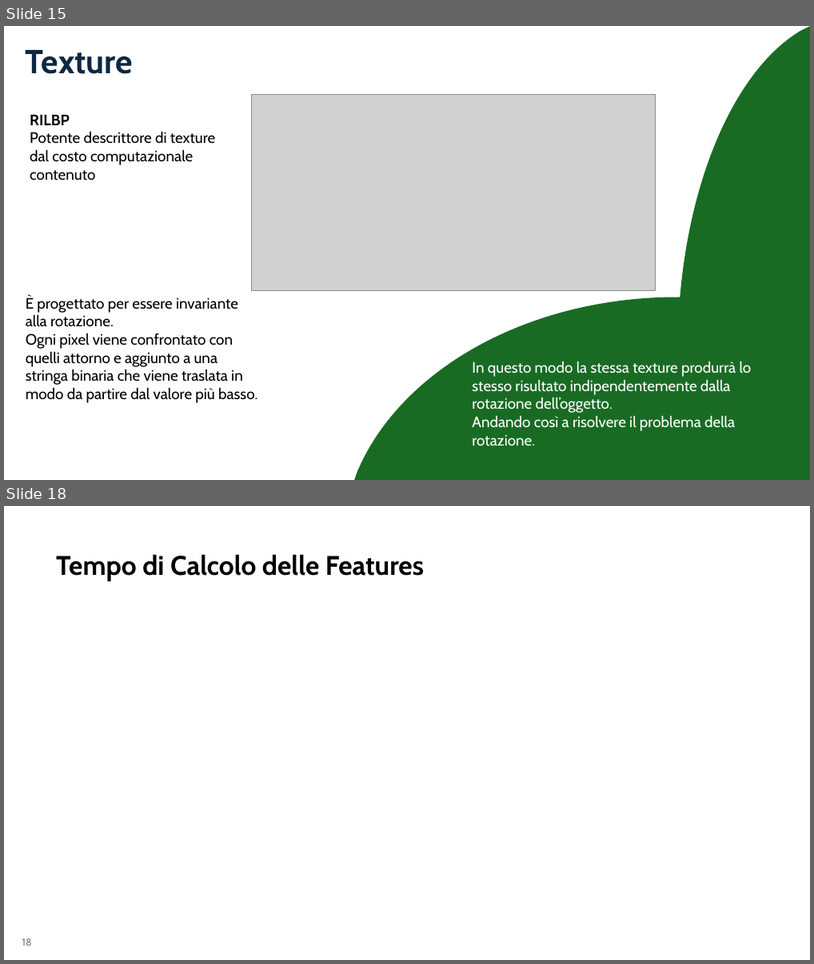
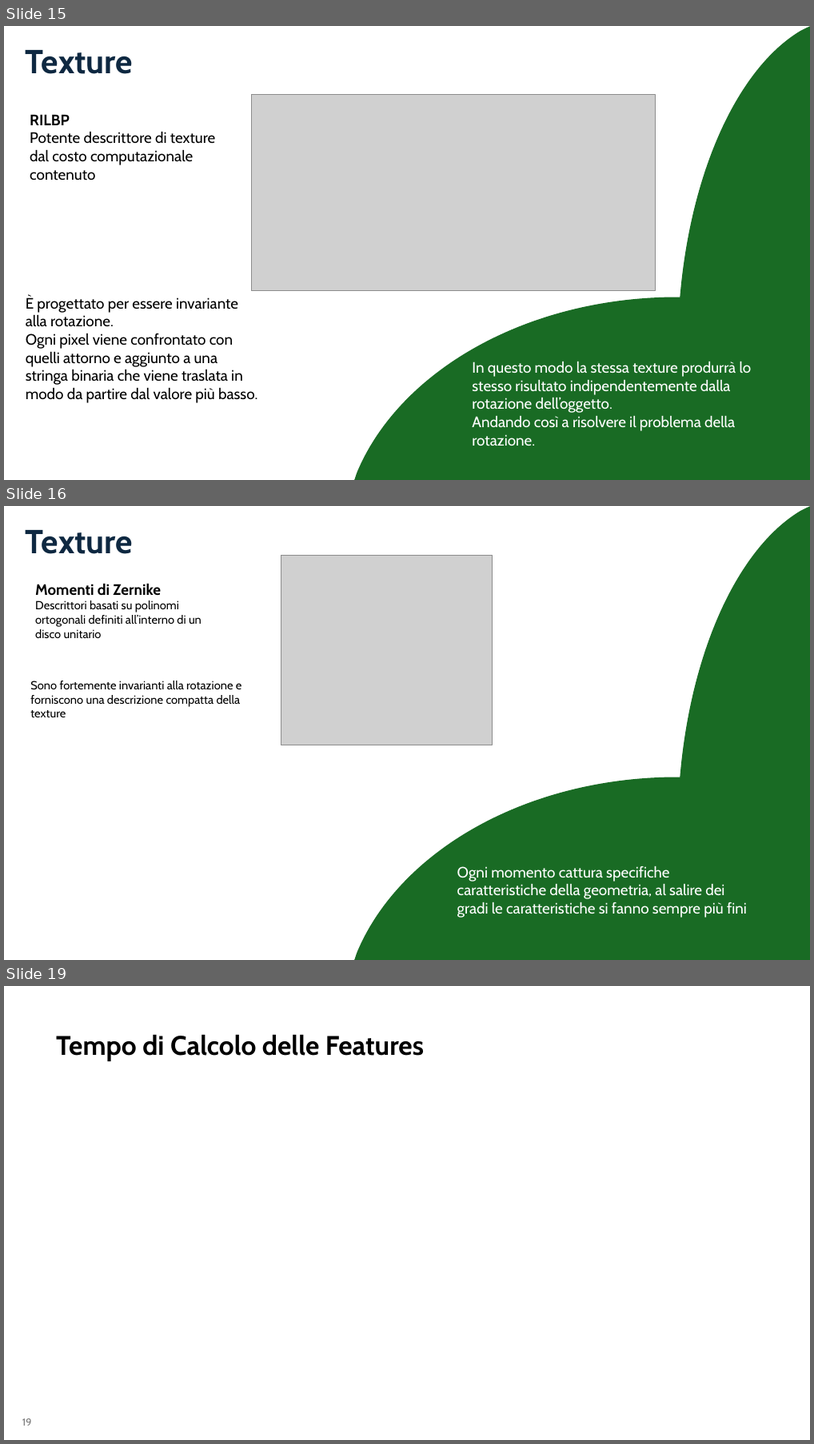
Before and after one commit to aleeteo/leaf_ID, a slide deck: presentazione/ProjectLeafWIP.pptx. Shown one above the other, each under a label of ours: slides 15 and 18 before the commit, slides 15, 16 and 19 after it; the slides between them are not shown. The pictures are 814x964 and 814x1444 pixels, drawn with LibreOffice and Linux fonts; fonts in the diff are those of the drawing; grey boxes stand for pictures. Boxes give left, top, right and bottom in pixels: in the first picture for what was removed or moved away, otherwise in the second. Text is boxed around its words. In the diff, an @@ line names an element or a change of style, - is before the commit and + after.

```diff
--- a/presentazione/ProjectLeafWIP.pptx
+++ b/presentazione/ProjectLeafWIP.pptx
@@ slide 16 added at (4, 506, 810, 960), background #FFFFFF @@
@@ freeform shape added at (678, 506, 810, 960), fill #196B24 @@
@@ freeform shape added at (678, 508, 810, 960), fill #196B24 @@
@@ title added at (26, 530, 133, 554), 39.6 pt, text #0E2841, bold @@
+Texture
@@ picture added at (281, 555, 492, 745) @@
@@ text added at (35, 583, 202, 638), 14 pt, text #000000 @@
+Momenti di Zernike
+Descrittori basati su polinomi ortogonali definiti all’interno di un disco unitario
@@ text added at (30, 680, 242, 717), 14 pt, text #000000 @@
+Sono fortemente invarianti alla rotazione e forniscono una descrizione compatta della texture
@@ freeform shape added at (353, 777, 810, 960), fill #196B24 @@
@@ text added at (458, 866, 747, 917), 18 pt, text #FFFFFF @@
+Ogni momento cattura specifiche caratteristiche della geometria, al salire dei gradi le caratteristiche si fanno sempre più fini
@@ what was slide 18 is now slide 19 @@
@@ page number at (22, 1418, 32, 1425): text changed @@
-18
+19
```
Also in this commit, not shown: 4 slides changed, 1 other slide added, 1 slide removed.
